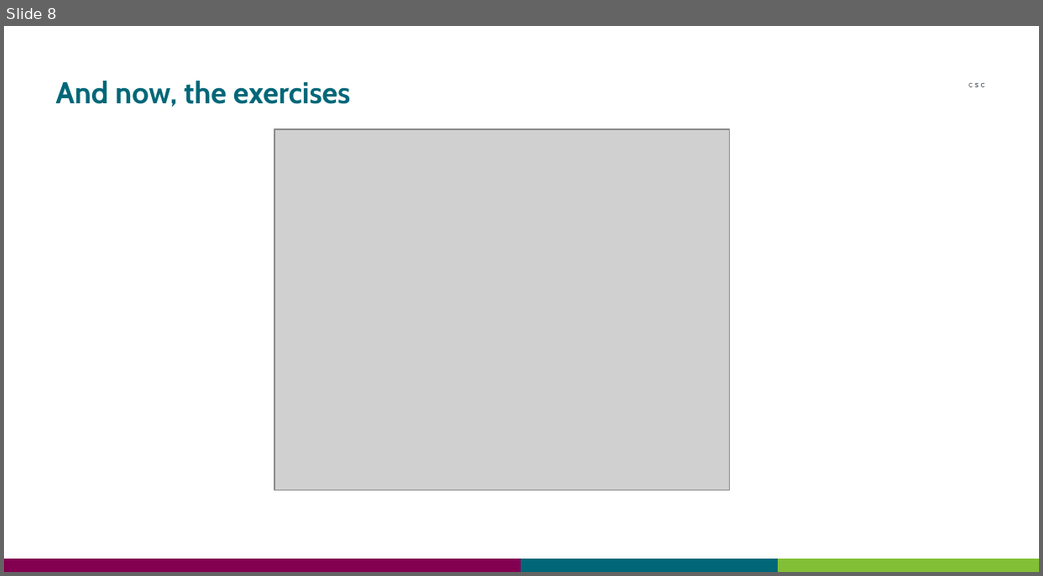
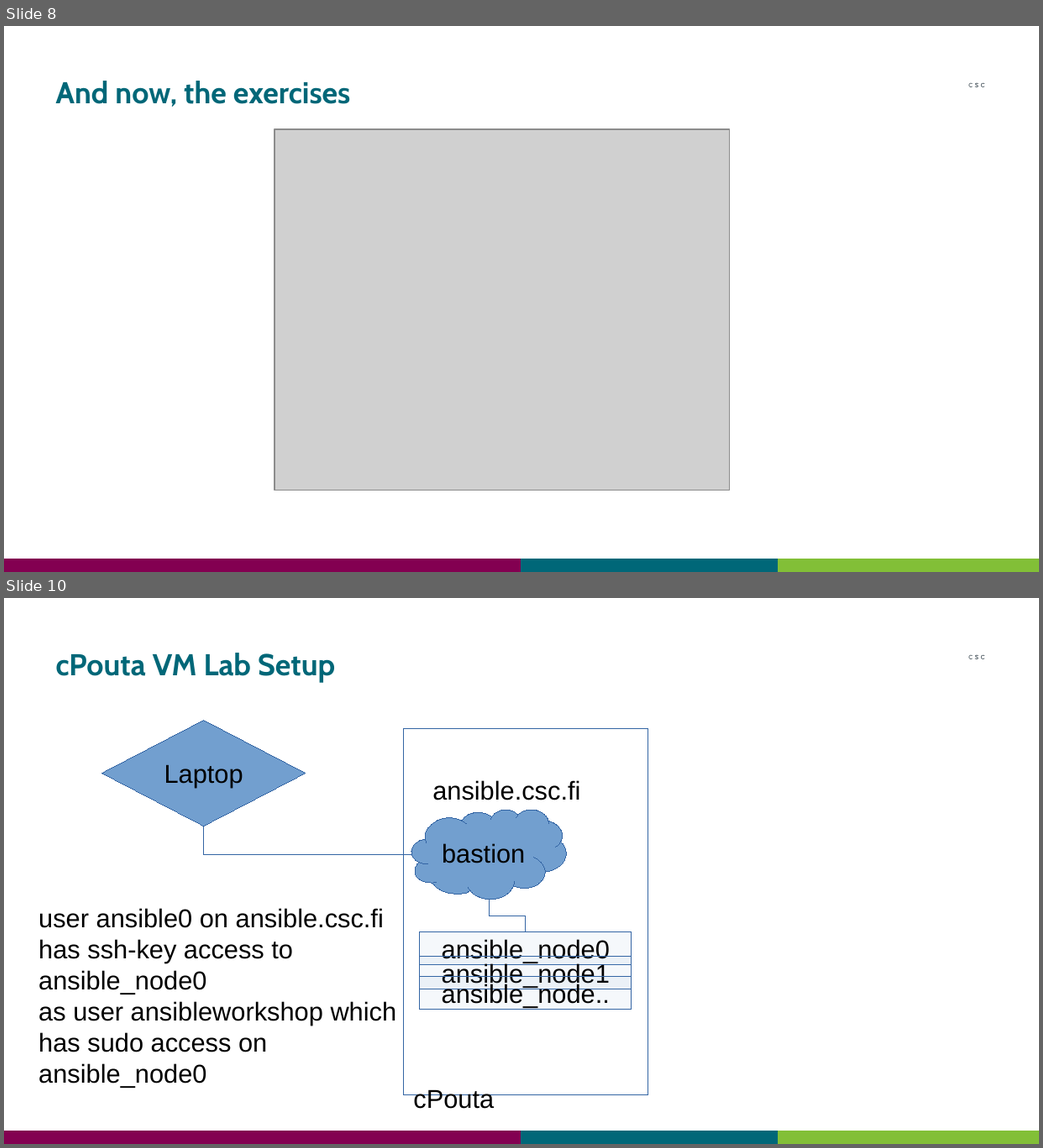
Before and after one commit to CSCfi/ansible-workshops, a slide deck: intro-workshop/Ansible_Intro_Workshop.odp. Shown one above the other, each under a label of ours: slide 8 before the commit, slides 8 and 10 after it; the slides between them are not shown. The pictures are 1043x576 and 1043x1148 pixels, drawn with LibreOffice and Linux fonts; fonts in the diff are those of the drawing; grey boxes stand for pictures. Boxes give left, top, right and bottom in pixels: in the first picture for what was removed or moved away, otherwise in the second. Text is boxed around its words. In the diff, an @@ line names an element or a change of style, - is before the commit and + after.

```diff
--- a/intro-workshop/Ansible_Intro_Workshop.odp
+++ b/intro-workshop/Ansible_Intro_Workshop.odp
@@ slide 10 added at (4, 598, 1039, 1144), background #FFFFFF; not listed: 4 template elements that a slide beside it also shows @@
@@ title added at (56, 653, 335, 682), 21 pt, text #006778, bold @@
+cPouta VM Lab Setup
@@ diamond added at (101, 720, 306, 826), fill #729FCF, outline #3465A4 0 pt, 18 pt, text #000000 @@
+Laptop
@@ rectangle added at (404, 728, 647, 1094), outline #3465A4 0 pt, 18 pt, text #000000 @@
+cPouta
@@ text added at (432, 780, 580, 800), 18 pt, text #000000 @@
+ansible.csc.fi
@@ freeform shape added at (411, 811, 567, 900), fill #729FCF, outline #3465A4 0 pt, 18 pt, text #000000 @@
+bastion
@@ elbow line added from (204, 826) to (411, 855), #3465A4 0 pt @@
@@ elbow line added from (490, 900) to (526, 932), #3465A4 0 pt @@
@@ text added at (38, 908, 397, 1088), 18 pt, text #000000 @@
+user ansible0 on ansible.csc.fi
+has ssh-key access to
+ansible_node0
+as user ansibleworkshop which
+has sudo access on
+ansible_node0
@@ rectangle added at (420, 932, 632, 964), fill #729FCF at 7% opacity, outline #3465A4 0 pt, 18 pt, text #000000 @@
+ansible_node0
@@ rectangle added at (420, 956, 632, 988), fill #729FCF at 7% opacity, outline #3465A4 0 pt, 18 pt, text #000000 @@
+ansible_node1
@@ rectangle added at (420, 977, 632, 1009), fill #729FCF at 7% opacity, outline #3465A4 0 pt, 18 pt, text #000000 @@
+ansible_node..
```
Also in this commit, not shown: 1 slide changed, 9 other slides added.
